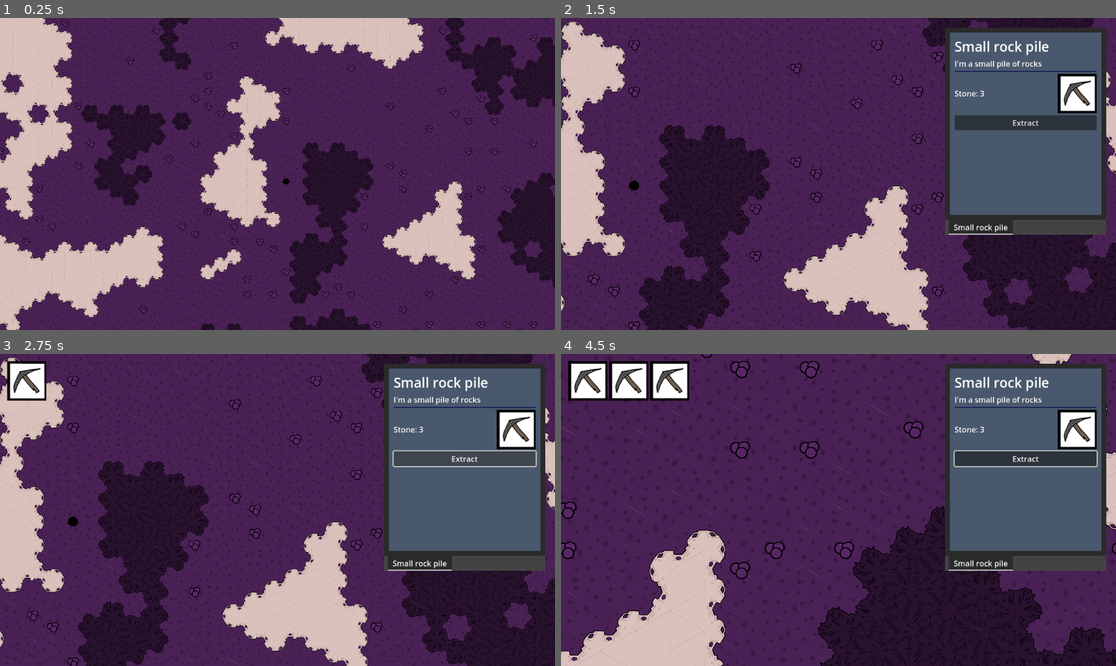
Above: before the commit, frames 1-4 (two rows, left to right).
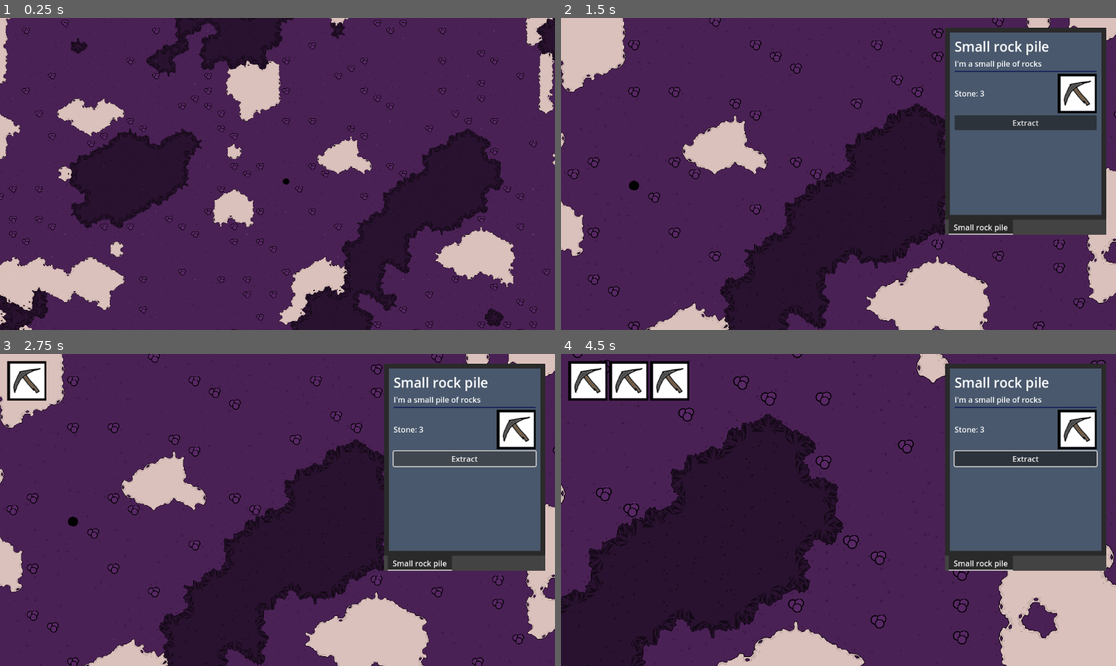
Above: after the commit, the same moments.

Repository: FlyingCheeseDemon/exoplanet-phd
Game: Godot game, scene res://scenes/main.tscn
Same seed, same stepped clock (60 frames per second), same inputs: the game is played once before the commit and once after it.
Inputs (mouse positions are in pixels of both pictures, inside the frame that each line leads up to):
- Up to frame 1 (0.25 s): no input
- Up to frame 2 (1.5 s): tap Enter at 0.5 s; move the mouse to (960, 158) at 0.52 s; hold D (pan_right) 0.53-1.25 s; tap Mouse wheel up (zoom_plus) at 0.6 s; click (960, 158) at 0.67 s; drag from (727, 189) to (810, 236) at 1.27 s
- Up to frame 3 (2.75 s): click "Extract" at 2 s
- Up to frame 4 (4.5 s): tap Space at 2.75 s; move the mouse to (894, 441) at 2.77 s; hold D (pan_right) 2.78-3.5 s; tap R (rotate_building) at 2.85 s; tap Mouse wheel up (zoom_plus) at 3.05, 4.35 s; drag from (810, 572) to (672, 463) at 3.52 s; tap Enter at 4.25 s; move the mouse to (1005, 556) at 4.27 s; hold A (pan_left) from 4.28 s (still down)

The runs differ from the first frame. In frame 1, 43% of the frame differs, in the area x 0-100%, y 0-100%; in frame 2, 39%; in frame 3, 39%; in frame 4, 43%.

Commit message:
better tilemap for the world

Diff:
--- a/scenes/world_scenes/visual_map.gd
+++ b/scenes/world_scenes/visual_map.gd
@@ -133,4 +133,5 @@
 										column = 1
 										orientation = randi_range(0,2)
 
-				both_maps[map_inx].set_cell(Vector2i(i,j),orientation,Vector2i(column,0))
+				var variant:int = randi_range(0,2)
+				both_maps[map_inx].set_cell(Vector2i(i,j),orientation,Vector2i(column,variant))
--- a/scenes/world_scenes/world.gd
+++ b/scenes/world_scenes/world.gd
@@ -42,7 +42,7 @@
 
 func _process(delta: float) -> void:
 	if Input.is_action_just_pressed("zoom_plus"):
-		if camera.zoom[1] < 1:
+		if camera.zoom[1] < 0.3:
 			camera.zoom += Vector2(0.1,0.1)
 	elif Input.is_action_just_pressed("zoom_minus"):
 		if camera.zoom[0] > 0.1:
@@ -170,6 +170,7 @@
 	water_color = Color.from_hsv(randf(),randf_range(0.1,land_color.s),randf_range(land_color.v,1))
 
 func recolor_world(w_color:Color,l_color:Color) -> void:
+	pass
 	visual_world_map.material.set_shader_parameter("water_color",w_color);
 	visual_world_map.material.set_shader_parameter("land_color",l_color);
 
--- a/scenes/world_scenes/world.tscn
+++ b/scenes/world_scenes/world.tscn
@@ -14,9 +14,134 @@
 [ext_resource type="Texture2D" uid="uid://ctqfeq8elprdu" path="res://assets/dual_tilemaps/test_tilemap5.png" id="9_4ju7g"]
 [ext_resource type="Texture2D" uid="uid://wj2ld40an43n" path="res://assets/dual_tilemaps/test_tilemap1.png" id="10_mg8tk"]
 
-[sub_resource type="FastNoiseLite" id="FastNoiseLite_jyr2a"]
-noise_type = 0
-frequency = 0.0582
+[sub_resource type="FastNoiseLite" id="FastNoiseLite_k3ge2"]
+frequency = 0.0466
+
+[sub_resource type="FastNoiseLite" id="FastNoiseLite_3q655"]
+frequency = 0.036
+
+[sub_resource type="TileSetAtlasSource" id="TileSetAtlasSource_3q655"]
+texture = ExtResource("9_4ju7g")
+margins = Vector2i(12, 12)
+texture_region_size = Vector2i(200, 174)
+0:0/0 = 0
+1:0/0 = 0
+2:0/0 = 0
+3:0/0 = 0
+4:0/0 = 0
+5:0/0 = 0
+6:0/0 = 0
+7:0/0 = 0
+8:0/0 = 0
+9:0/0 = 0
+10:0/0 = 0
+0:1/0 = 0
+1:1/0 = 0
+2:1/0 = 0
+3:1/0 = 0
+4:1/0 = 0
+5:1/0 = 0
+6:1/0 = 0
+7:1/0 = 0
+8:1/0 = 0
+9:1/0 = 0
+10:1/0 = 0
+0:2/0 = 0
+1:2/0 = 0
+2:2/0 = 0
+3:2/0 = 0
+4:2/0 = 0
+5:2/0 = 0
+6:2/0 = 0
+7:2/0 = 0
+8:2/0 = 0
+9:2/0 = 0
+10:2/0 = 0
+
+[sub_resource type="TileSetAtlasSource" id="TileSetAtlasSource_4f85e"]
+texture = ExtResource("10_mg8tk")
+margins = Vector2i(12, 12)
+texture_region_size = Vector2i(200, 174)
+0:0/0 = 0
+1:0/0 = 0
+2:0/0 = 0
+3:0/0 = 0
+4:0/0 = 0
+5:0/0 = 0
+6:0/0 = 0
+7:0/0 = 0
+8:0/0 = 0
+9:0/0 = 0
+10:0/0 = 0
+0:1/0 = 0
+1:1/0 = 0
+2:1/0 = 0
+3:1/0 = 0
+4:1/0 = 0
+5:1/0 = 0
+6:1/0 = 0
+7:1/0 = 0
+8:1/0 = 0
+9:1/0 = 0
+10:1/0 = 0
+0:2/0 = 0
+1:2/0 = 0
+2:2/0 = 0
+3:2/0 = 0
+4:2/0 = 0
+5:2/0 = 0
+6:2/0 = 0
+7:2/0 = 0
+8:2/0 = 0
+9:2/0 = 0
+10:2/0 = 0
+
+[sub_resource type="TileSetAtlasSource" id="TileSetAtlasSource_k3ge2"]
+texture = ExtResource("8_fu00p")
+margins = Vector2i(12, 12)
+texture_region_size = Vector2i(200, 174)
+0:0/0 = 0
+1:0/0 = 0
+2:0/0 = 0
+3:0/0 = 0
+4:0/0 = 0
+5:0/0 = 0
+6:0/0 = 0
+7:0/0 = 0
+8:0/0 = 0
+9:0/0 = 0
+10:0/0 = 0
+0:1/0 = 0
+1:1/0 = 0
+2:1/0 = 0
+3:1/0 = 0
+4:1/0 = 0
+5:1/0 = 0
+6:1/0 = 0
+7:1/0 = 0
+8:1/0 = 0
+9:1/0 = 0
+10:1/0 = 0
+0:2/0 = 0
+1:2/0 = 0
+2:2/0 = 0
+3:2/0 = 0
+4:2/0 = 0
+5:2/0 = 0
+6:2/0 = 0
+7:2/0 = 0
+8:2/0 = 0
+9:2/0 = 0
+10:2/0 = 0
+
+[sub_resource type="TileSet" id="TileSet_tkitp"]
+tile_shape = 3
+tile_layout = 4
+tile_offset_axis = 1
+tile_size = Vector2i(200, 174)
+sources/0 = SubResource("TileSetAtlasSource_3q655")
+sources/2 = SubResource("TileSetAtlasSource_k3ge2")
+sources/1 = SubResource("TileSetAtlasSource_4f85e")
 
 [sub_resource type="TileSetAtlasSource" id="TileSetAtlasSource_bfi5g"]
 texture = ExtResource("5_k3ge2")
@@ -34,6 +159,28 @@
 9:0/0 = 0
 10:0/next_alternative_id = 2
 10:0/0 = 0
+0:1/0 = 0
+1:1/0 = 0
+2:1/0 = 0
+3:1/0 = 0
+4:1/0 = 0
+5:1/0 = 0
+6:1/0 = 0
+7:1/0 = 0
+8:1/0 = 0
+9:1/0 = 0
+10:1/0 = 0
+0:2/0 = 0
+1:2/0 = 0
+2:2/0 = 0
+3:2/0 = 0
+4:2/0 = 0
+5:2/0 = 0
+6:2/0 = 0
+7:2/0 = 0
+8:2/0 = 0
+9:2/0 = 0
+10:2/0 = 0
 
 [sub_resource type="TileSetAtlasSource" id="TileSetAtlasSource_72adn"]
 texture = ExtResource("6_3q655")
@@ -50,6 +197,28 @@
 8:0/0 = 0
 9:0/0 = 0
 10:0/0 = 0
+0:1/0 = 0
+1:1/0 = 0
+2:1/0 = 0
+3:1/0 = 0
+4:1/0 = 0
+5:1/0 = 0
+6:1/0 = 0
+7:1/0 = 0
+8:1/0 = 0
+9:1/0 = 0
+10:1/0 = 0
+0:2/0 = 0
+1:2/0 = 0
+2:2/0 = 0
+3:2/0 = 0
+4:2/0 = 0
+5:2/0 = 0
+6:2/0 = 0
+7:2/0 = 0
+8:2/0 = 0
+9:2/0 = 0
+10:2/0 = 0
 
 [sub_resource type="TileSetAtlasSource" id="TileSetAtlasSource_f5xb7"]
 texture = ExtResource("7_g6vb1")
@@ -66,6 +235,28 @@
 8:0/0 = 0
 9:0/0 = 0
 10:0/0 = 0
+0:1/0 = 0
+1:1/0 = 0
+2:1/0 = 0
+3:1/0 = 0
+4:1/0 = 0
+5:1/0 = 0
+6:1/0 = 0
+7:1/0 = 0
+8:1/0 = 0
+9:1/0 = 0
+10:1/0 = 0
+0:2/0 = 0
+1:2/0 = 0
+2:2/0 = 0
+3:2/0 = 0
+4:2/0 = 0
+5:2/0 = 0
+6:2/0 = 0
+7:2/0 = 0
+8:2/0 = 0
+9:2/0 = 0
+10:2/0 = 0
 
 [sub_resource type="TileSet" id="TileSet_bxv4k"]
 tile_shape = 3
@@ -76,85 +267,6 @@
 sources/1 = SubResource("TileSetAtlasSource_72adn")
 sources/2 = SubResource("TileSetAtlasSource_f5xb7")
 
-[sub_resource type="TileSetAtlasSource" id="TileSetAtlasSource_3q655"]
-texture = ExtResource("9_4ju7g")
-margins = Vector2i(12, 12)
-texture_region_size = Vector2i(200, 174)
-0:0/0 = 0
-1:0/0 = 0
-2:0/0 = 0
-3:0/0 = 0
-4:0/0 = 0
-5:0/0 = 0
-6:0/0 = 0
-7:0/0 = 0
-8:0/0 = 0
-9:0/0 = 0
-10:0/0 = 0
-0:1/0 = 0
-1:1/0 = 0
-2:1/0 = 0
-3:1/0 = 0
-4:1/0 = 0
-5:1/0 = 0
-6:1/0 = 0
-7:1/0 = 0
-8:1/0 = 0
-9:1/0 = 0
-10:1/0 = 0
-
-[sub_resource type="TileSetAtlasSource" id="TileSetAtlasSource_4f85e"]
-texture = ExtResource("10_mg8tk")
-margins = Vector2i(12, 12)
-texture_region_size = Vector2i(200, 174)
-0:0/0 = 0
-1:0/0 = 0
-2:0/0 = 0
-3:0/0 = 0
-4:0/0 = 0
-5:0/0 = 0
-6:0/0 = 0
-7:0/0 = 0
-8:0/0 = 0
-9:0/0 = 0
-10:0/0 = 0
-0:1/0 = 0
-1:1/0 = 0
-2:1/0 = 0
-3:1/0 = 0
-4:1/0 = 0
-5:1/0 = 0
-6:1/0 = 0
-7:1/0 = 0
-8:1/0 = 0
-9:1/0 = 0
-10:1/0 = 0
-
-[sub_resource type="TileSetAtlasSource" id="TileSetAtlasSource_k3ge2"]
-texture = ExtResource("8_fu00p")
-margins = Vector2i(12, 12)
-texture_region_size = Vector2i(200, 174)
-0:0/0 = 0
-1:0/0 = 0
-2:0/0 = 0
-3:0/0 = 0
-4:0/0 = 0
-5:0/0 = 0
-6:0/0 = 0
-7:0/0 = 0
-8:0/0 = 0
-9:0/0 = 0
-10:0/0 = 0
-
-[sub_resource type="TileSet" id="TileSet_tkitp"]
-tile_shape = 3
-tile_layout = 4
-tile_offset_axis = 1
-tile_size = Vector2i(200, 174)
-sources/0 = SubResource("TileSetAtlasSource_3q655")
-sources/2 = SubResource("TileSetAtlasSource_k3ge2")
-sources/1 = SubResource("TileSetAtlasSource_4f85e")
-
 [node name="World" type="CanvasLayer"]
 follow_viewport_enabled = true
 script = ExtResource("1_4wyf3")
@@ -168,8 +280,9 @@
 tile_map_data = PackedByteArray("AAD9/wAAAAABAAAAAAD+/wAAAAABAAAAAAD/////AAABAAAAAAABAP7/AAABAAAAAAACAP7/AAABAAAAAAABAP …(4192 unchanged characters)…
 tile_set = ExtResource("2_ikkem")
 script = ExtResource("3_2ti7m")
-perlin_noise = SubResource("FastNoiseLite_jyr2a")
-water_threshold = -0.34
+perlin_noise_water = SubResource("FastNoiseLite_k3ge2")
+perlin_noise_mountain = SubResource("FastNoiseLite_3q655")
+water_threshold = 0.325
 mountain_threshold = 0.37
 range_factor = 70.0
 render_range = 100
@@ -177,17 +290,17 @@
 [node name="VisualMap" type="Node2D" parent="."]
 material = ExtResource("4_k3ge2")
 script = ExtResource("4_tkitp")
-
-[node name="VisualMap1" type="TileMapLayer" parent="VisualMap"]
-use_parent_material = true
-position = Vector2(45.78, 87.715)
-tile_set = SubResource("TileSet_bxv4k")
 
 [node name="VisualMap2" type="TileMapLayer" parent="VisualMap"]
 use_parent_material = true
 position = Vector2(-53.57, -86.605)
 tile_set = SubResource("TileSet_tkitp")
 
+[node name="VisualMap1" type="TileMapLayer" parent="VisualMap"]
+use_parent_material = true
+position = Vector2(46.78, 87.715)
+tile_set = SubResource("TileSet_bxv4k")
+
 [node name="ResourcePiles" type="Node" parent="."]
 
 [node name="Buildings" type="Node" parent="."]
--- a/scenes/world_scenes/world_tile_map.gd
+++ b/scenes/world_scenes/world_tile_map.gd
@@ -6,8 +6,9 @@
 const water_tiles:Array[Vector2] = [Vector2(0,0)]
 const soil_tiles:Array[Vector2] = [Vector2(1,0),Vector2(2,0)]
 
-@export var perlin_noise:FastNoiseLite
-@export var water_threshold:float = -0.2
+@export var perlin_noise_water:FastNoiseLite
+@export var perlin_noise_mountain:FastNoiseLite
+@export var water_threshold:float = 0.2
 @export var mountain_threshold:float = 0.2
 @export var range_factor:float = 0.01
 @export var render_range:int = 50
@@ -23,18 +24,20 @@
 			cell_clicked.emit(event,pos_clicked)
 
 func _ready() -> void:
-	perlin_noise.seed = randi()
+	perlin_noise_water.seed = randi()
+	perlin_noise_mountain.seed = randi()
 	# randomize map based on perlin noise
 	for i in range(-render_range, render_range):
 		for j in range(-render_range,render_range):
 			var coord := Vector2i(i,j)
-			var perlin_value = perlin_noise.get_noise_2d(i+j*0.5,j*sqrt(3)/2)
+			var perlin_value_water = abs(perlin_noise_water.get_noise_2d(i+j*0.5,j*sqrt(3)/2))
+			var perlin_value_land = abs(perlin_noise_mountain.get_noise_2d(i+j*0.5,j*sqrt(3)/2))
 			var tile_inx:int = 1
 			var distance:float = hex_len(Vector2i(i,j))
-			if perlin_value < water_threshold*exp(-(distance/range_factor)**2):
+			if perlin_value_land > mountain_threshold*exp(-(distance/range_factor)**2):
+				tile_inx = 2
+			elif perlin_value_water > water_threshold*exp(-(distance/range_factor)**2):
 				tile_inx = 0
-			elif perlin_value > mountain_threshold*exp(-(distance/range_factor)**2):
-				tile_inx = 2
 
 			var tile_coordinate = tile_set.get_source(world_atlas_id).get_tile_id(tile_inx)
 			set_cell(coord,world_atlas_id,tile_coordinate)
Binary file changed: assets/dual_tilemaps/test_tilemap.png
Binary file changed: assets/dual_tilemaps/test_tilemap0.png
Binary file changed: assets/dual_tilemaps/test_tilemap1.png
Binary file changed: assets/dual_tilemaps/test_tilemap2.png
Binary file changed: assets/dual_tilemaps/test_tilemap3.png
Binary file changed: assets/dual_tilemaps/test_tilemap4.png
Binary file changed: assets/dual_tilemaps/test_tilemap5.png
Not shown: 1 places in scenes/world_scenes/world.tscn that only renumber resources
Not shown, changed: external_scripts/convert_image_atlas.py
